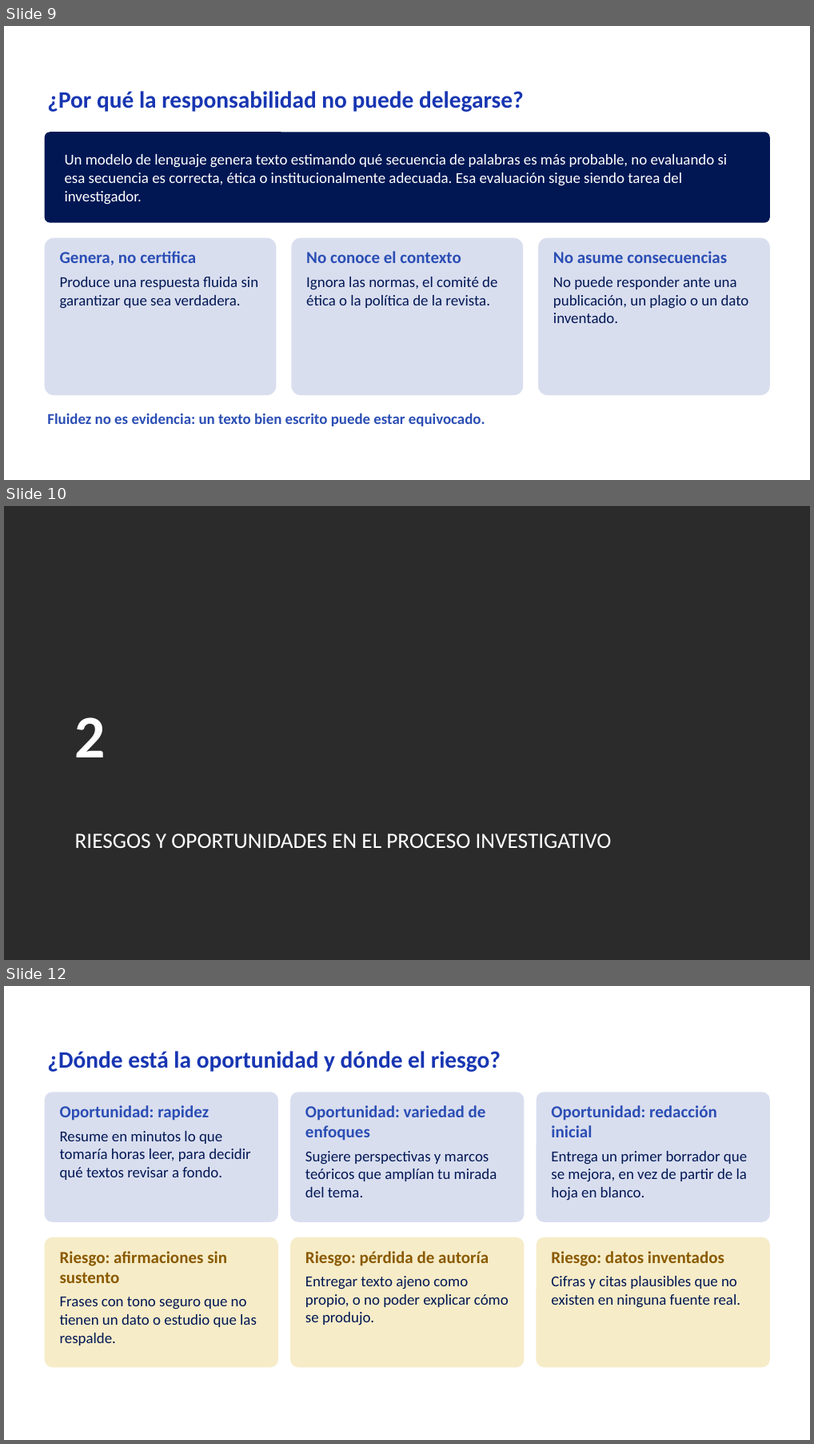
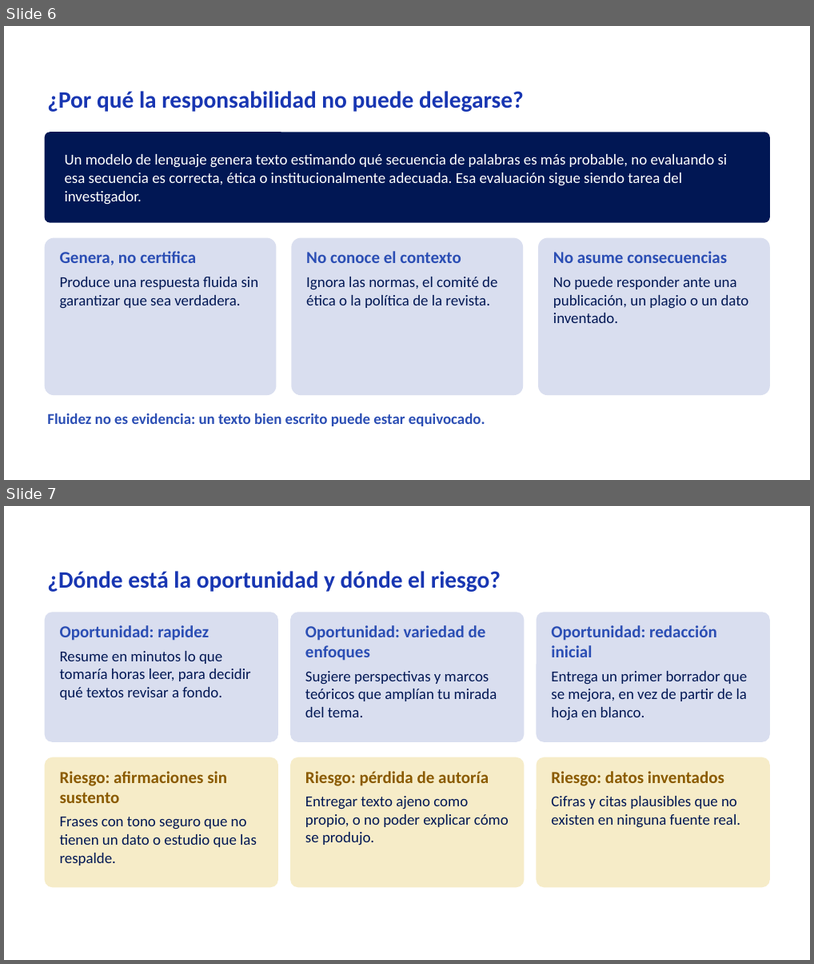
Before and after one commit to Rociosayan/analitica-empresarial-integrada, a slide deck: Sesion_03_mejorada.pptx. Shown one above the other, each under a label of ours: slides 9, 10 and 12 before the commit, slides 6 and 7 after it; the slides between them are not shown. The pictures are 814x1444 and 814x964 pixels, drawn with LibreOffice and Linux fonts; fonts in the diff are those of the drawing; background and template pictures are left out; a plain dark background stands for a picture behind light text. Boxes give left, top, right and bottom in pixels: in the first picture for what was removed or moved away, otherwise in the second. Text is boxed around its words. In the diff, an @@ line names an element or a change of style, - is before the commit and + after.

```diff
--- a/Sesion_03_mejorada.pptx
+++ b/Sesion_03_mejorada.pptx
@@ slide 10 removed at (4, 506, 810, 960), background picture (left out) @@
@@ text removed at (75, 717, 106, 757) @@
-2
@@ text removed at (75, 833, 612, 848) @@
-RIESGOS Y OPORTUNIDADES EN EL PROCESO INVESTIGATIVO
@@ what was slide 9 is now slide 6 @@
@@ what was slide 12 is now slide 7 @@
```
Also in this commit, not shown: 2 slides changed, 1 slide added, 12 other slides removed.
